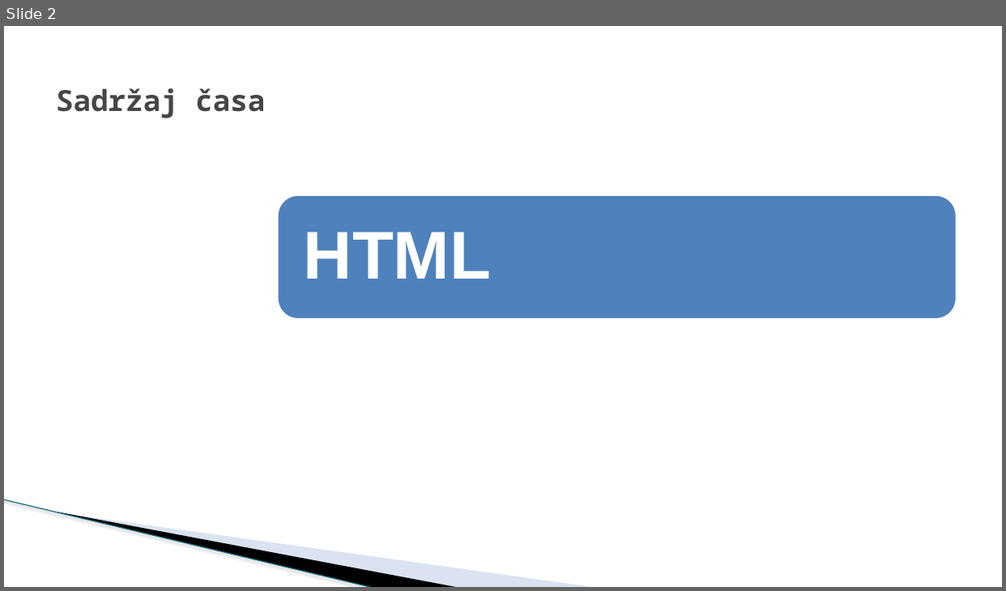
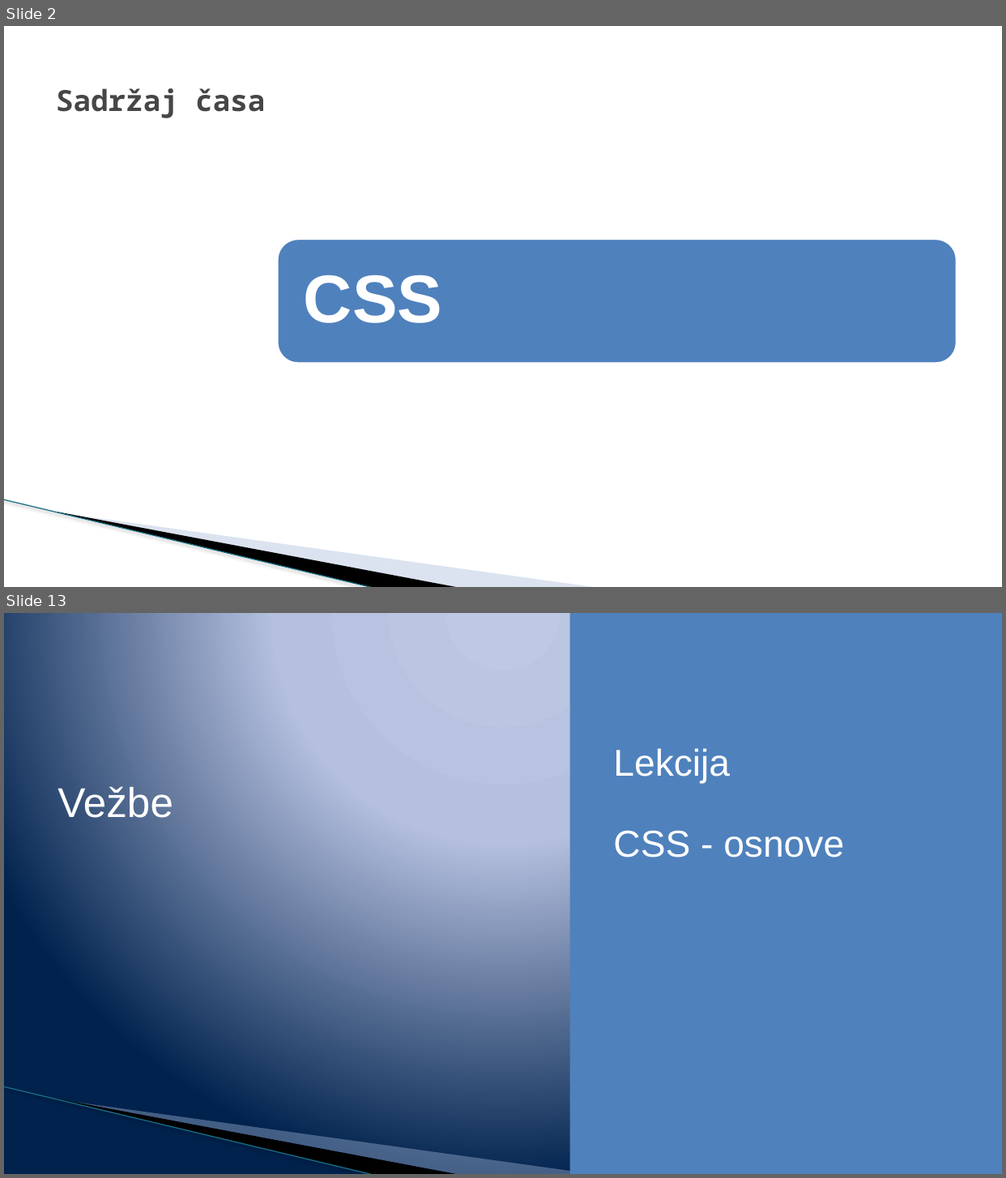
Before and after one commit to todalexcode/kurs-front-end, a slide deck: sesija-23/PPT/Front-End Developer-23.pptx. Shown one above the other, each under a label of ours: slide 2 before the commit, slides 2 and 13 after it; the slides between them are not shown. The pictures are 1006x591 and 1006x1178 pixels, drawn with LibreOffice and Linux fonts; fonts in the diff are those of the drawing; background and template pictures are left out. Boxes give left, top, right and bottom in pixels: in the first picture for what was removed or moved away, otherwise in the second. Text is boxed around its words. In the diff, an @@ line names an element or a change of style, - is before the commit and + after.

```diff
--- a/sesija-23/PPT/Front-End Developer-23.pptx
+++ b/sesija-23/PPT/Front-End Developer-23.pptx
@@ slide 13 added at [4,613,1002,1174], background gradient #BFC9E5 to #B5C0E0 to #00234D; not listed: 3 template elements that a slide beside it also shows @@
@@ rectangle added at [570,613,1002,1174], fill #4F81BD @@
@@ text added at [613,748,844,858], 36 pt, text #FFFFFF @@
+Lekcija
+CSS - osnove
@@ title added at [57,786,173,826], 40 pt, text #FFFFFF @@
+Vežbe
@@ slide 2 changed as well @@
@@ rounded rectangle: place and size @@
-rounded rectangle at [277,195,957,319]
+rounded rectangle at [277,239,957,364]
@@ text removed at [304,232,491,279] @@
-HTML
@@ text added at [304,275,442,323], 65 pt, text #FFFFFF, bold @@
+CSS
```
Also in this commit, not shown: 1 other slide changed, 11 other slides added, 2 slides removed, 34 other files.
